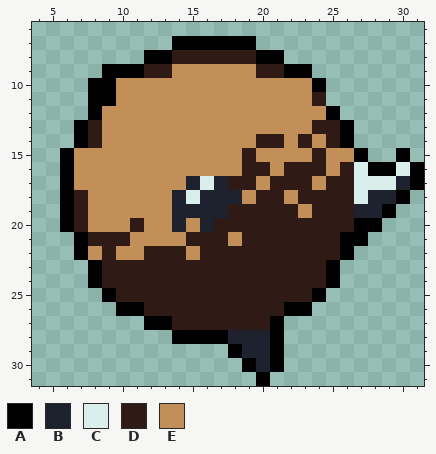
Pixel-art sprite: sprites/asteroid/asteroid_rotate_6.png. The first picture shows the starting point.
The file is 32x32 pixels. Shown: x 4..31, y 6..31.
Palette (. is transparent): A #000000  B #1e222e  C #daefec  D #2f1a16  E #c28f59
Pixels before, first column x 6:
 7 ........AAAAAA............
 8 ......AADDDDDDAA..........
 9 ...AAADDEEEEEEDDAA........
10 ..AAEEEEEEEEEEEEEEA.......
11 ..AAEEEEEEEEEEEEEED.......
12 ..AEEEEEEEEEEEEEEEEA......
13 .ADEEEEEEEEEEEEEEEDDA.....
14 .ADEEEEEEEEEEEDDEDEDA.....
15 AEEEEEEEEEEEEDEEEEDEEA..A.
16 AEEEEEEEEEEEEDDEDDDEDCAACA
17 AEEEEEEEEBCBDDEDDDEDDCCCBA
18 ADEEEEEEBCBBBEDDEDDDDCBBA.
19 ADEEEEEEBBBBDDDDDEDDDBBA..
20 ADEEEDEEBEBDDDDDDDDDDAA...
21 .ADDDEEEEDDDEDDDDDDDAA....
22 .AEDEEDDDEDDDDDDDDDDA.....
23 ..ADDDDDDDDDDDDDDDDA......
24 ..ADDDDDDDDDDDDDDDDA......
25 ...ADDDDDDDDDDDDDDA.......
26 ....AADDDDDDDDDDAA........
27 ......AADDDDDDDA..........
28 ........AAAABBBA..........
29 ............ABBA..........
30 .............ABA..........
31 ..............A...........
After:
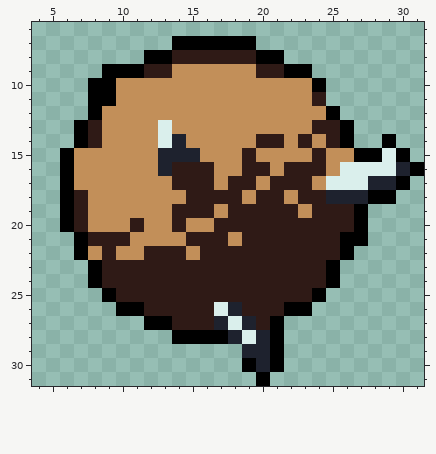
What changed:
y 13: x 13 E -> C
y 14: x 13..14 EE -> CB; x 29 . -> A
y 15: x 13..15 EEE -> BBB; x 28..29 .. -> AC
y 16: x 13..16 EEEE -> BDDD; x 26 D -> C; x 28..30 AAC -> CCB
y 17: x 14..17 EBCB -> DDDE; x 25..26 DD -> CC; x 28..31 CCBA -> BBA.
y 18: x 14..18 BCBBB -> EDDDD; x 25..30 DDCBBA -> BBBAA.
y 19: x 14..17 BBBB -> DDDE; x 27..29 BBA -> A..
y 20: x 14 B -> D; x 16 B -> E; x 28 A -> .
y 26: x 17..18 DD -> CB
y 27: x 17..19 DDD -> BCB
y 28: x 19 B -> C
y 29: x 18 A -> .
Where, in picture pixels (left, top, right, bottom), the same in both pictures:
changed: (158, 120, 242, 232)
changed: (326, 134, 424, 232)
changed: (214, 302, 256, 358)
